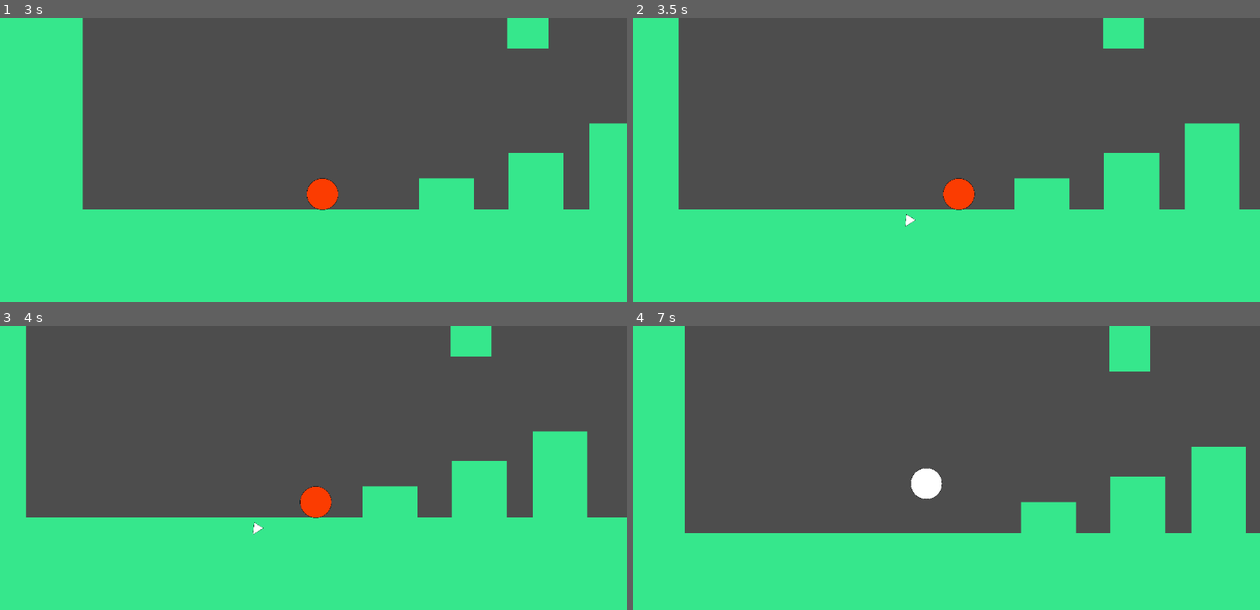
Above: before the commit, frames 1-4 (two rows, left to right).
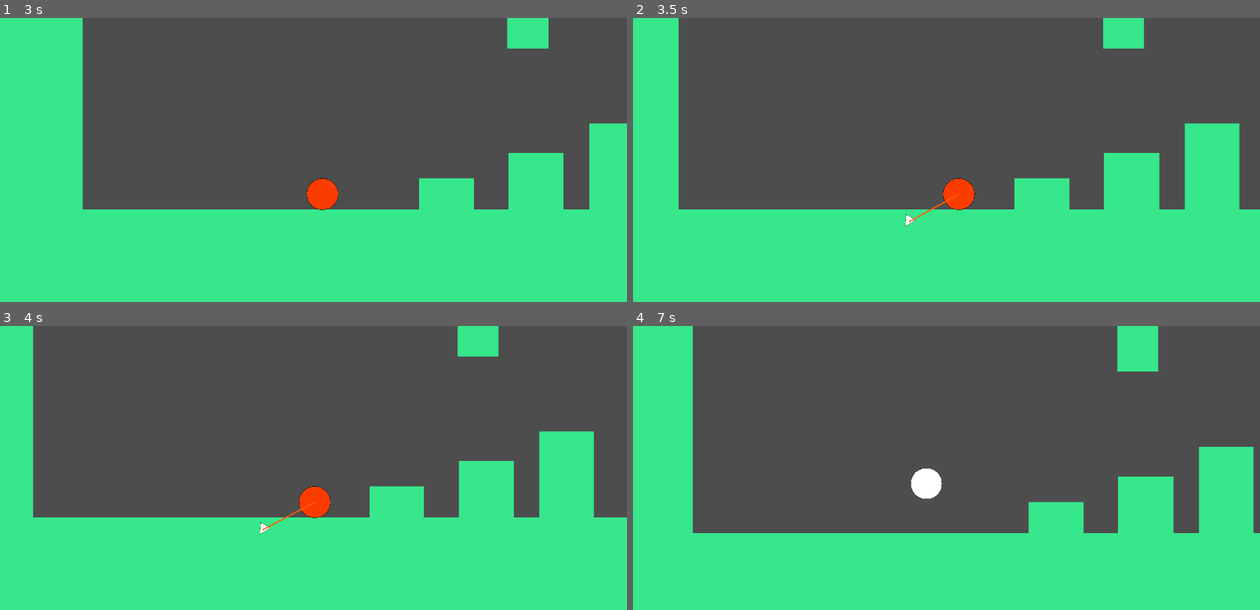
Above: after the commit, the same moments.

Repository: DaPizzaGod/tsa-game
Game: Godot game, scene res://scenes/levels/level.tscn
Two runs of this game, one before a commit and one after it. Both use one fixed random seed, a clock stepped at 60 frames per second and the inputs below.
Inputs (mouse positions are in pixels of both pictures, inside the frame that each line leads up to):
- Up to frame 1 (3 s): move the mouse to (451, 177) at 0.52 s; hold D (right) 0.53-2.03 s; click (451, 177) at 0.6 s; tap W (jump) at 0.77, 1.52 s; right-click (451, 177) at 0.8 s; move the mouse to (188, 211) at 1.27 s; right-click (188, 211) at 1.35 s; click (188, 211) at 1.55 s; move the mouse to (376, 117) at 2.02 s; hold A (left) 2.03-2.78 s; click (376, 117) at 2.1 s; right-click (376, 117) at 2.3 s; move the mouse to (282, 265) at 2.77 s; hold D (right) from 2.78 s (still down); tap Shift (switch mode) at 2.85 s
- Up to frame 2 (3.5 s): keep holding D (right); tap W (jump) at 3.02 s; click (915, 265) at 3.05 s
- Up to frame 3 (4 s): keep holding D (right); move the mouse to (501, 556) at 3.52 s; right-click (501, 556) at 3.6 s; tap W (jump) at 3.77 s
- Up to frame 4 (7 s): move the mouse to (758, 448) at 4.27 s; release D (right) at 4.28 s; hold A (left) 4.28-5.03 s; click (758, 448) at 4.35 s; tap W (jump) at 4.52, 6.02, 6.77 s; tap Enter at 5, 6.5 s; move the mouse to (977, 502) at 5.02 s; hold D (right) 5.03-5.78 s; right-click (977, 502) at 5.1 s; tap Space at 5.75 s; move the mouse to (852, 414) at 5.77 s; hold A (left) from 5.78 s (still down); click (852, 414) at 5.85 s; move the mouse to (1084, 485) at 6.52 s; tap Shift (switch mode) at 6.6 s; right-click (1084, 485) at 6.8 s

Frame 1 is identical in both runs. In frame 2, less than 0.1% of the frame differs, in the area x 43-52%, y 61-73%; in frame 3, 2.7%; in frame 4, 3.1%, in the area x 8-99%, y 0-73%.

Commit message:
finished stretch launching

Diff:
--- a/project.godot
+++ b/project.godot
@@ -30,7 +30,6 @@
 "deadzone": 0.2,
 "events": [Object(InputEventKey,"resource_local_to_scene":false,"resource_name":"","device":-1,"window_id":0,"alt_press …(192 unchanged characters)…
 , Object(InputEventKey,"resource_local_to_scene":false,"resource_name":"","device":-1,"window_id":0,"alt_pressed":false …(186 unchanged characters)…
-, Object(InputEventKey,"resource_local_to_scene":false,"resource_name":"","device":-1,"window_id":0,"alt_pressed":false,"shift_pressed":false,"ctrl_pressed":false,"meta_pressed":false,"pressed":false,"keycode":0,"physical_keycode":32,"key_label":0,"unicode":32,"location":0,"echo":false,"script":null)
 ]
 }
 left={
@@ -53,6 +52,13 @@
 shoot={
 "deadzone": 0.2,
 "events": [Object(InputEventMouseButton,"resource_local_to_scene":false,"resource_name":"","device":-1,"window_id":0,"a …(253 unchanged characters)…
+, Object(InputEventKey,"resource_local_to_scene":false,"resource_name":"","device":-1,"window_id":0,"alt_pressed":false,"shift_pressed":false,"ctrl_pressed":false,"meta_pressed":false,"pressed":false,"keycode":0,"physical_keycode":32,"key_label":0,"unicode":32,"location":0,"echo":false,"script":null)
+]
+}
+"special action"={
+"deadzone": 0.2,
+"events": [Object(InputEventMouseButton,"resource_local_to_scene":false,"resource_name":"","device":-1,"window_id":0,"alt_pressed":false,"shift_pressed":false,"ctrl_pressed":false,"meta_pressed":false,"button_mask":2,"position":Vector2(179, 23),"global_position":Vector2(188, 71),"factor":1.0,"button_index":2,"canceled":false,"pressed":true,"double_click":false,"script":null)
+, Object(InputEventKey,"resource_local_to_scene":false,"resource_name":"","device":-1,"window_id":0,"alt_pressed":false,"shift_pressed":false,"ctrl_pressed":false,"meta_pressed":false,"pressed":false,"keycode":0,"physical_keycode":4194326,"key_label":0,"unicode":0,"location":0,"echo":false,"script":null)
 ]
 }
 
--- a/scenes/player/stretch_mode.gd
+++ b/scenes/player/stretch_mode.gd
@@ -1,6 +1,9 @@
 extends PlayerParent
 var current_hand :Node = null
 var hand_scene :PackedScene= preload("res://scenes/projectiles/hand.tscn")
+var launch_speed := 1500.0
+@onready var arm: Line2D = $Arm
+
 
 func _ready() -> void:
 	$Hand.queue_free()
@@ -10,11 +13,24 @@
 	# Apply Gravity
 	if not is_on_floor():
 		velocity.y += gravity * delta
+	if current_hand:
+		arm.visible = true
+		arm.clear_points()
+		arm.add_point(Vector2.ZERO)
+		arm.add_point(current_hand.global_position - global_position)
+	else:
+		arm.visible = false
+	# Shoot hand
+	if Input.is_action_just_pressed("shoot") and current_hand == null:
 
-	if Input.is_action_just_pressed("shoot"):
+		spawn_hand()
 
-		if current_hand == null:
-			spawn_hand()
+	# launch towards hand
+
+	if Input.is_action_just_pressed("special action") and current_hand and current_hand.attatched:
+		var dir = (current_hand.global_position - position).normalized()
+		velocity = dir * launch_speed
+		#current_hand.queue_free()
 
 	# move
 	move_and_slide()
--- a/scenes/player/stretch_mode.tscn
+++ b/scenes/player/stretch_mode.tscn
@@ -15,3 +15,9 @@
 texture = ExtResource("2_ecdt6")
 
 [node name="Hand" parent="." index="3" instance=ExtResource("4_gllec")]
+
+[node name="Arm" type="Line2D" parent="." index="4"]
+z_index = 1
+points = PackedVector2Array(513, 312)
+width = 4.0
+default_color = Color(1, 0.36862746, 0, 1)
--- a/scenes/projectiles/hand.gd
+++ b/scenes/projectiles/hand.gd
@@ -1,13 +1,15 @@
 extends Area2D
 var speed := 2000.0
 var direction:= Vector2.UP
+var attatched := false
 
 func _ready() -> void:
 	$SelfDestruct.start()
 
 
 func _process(delta: float) -> void:
-	position += direction * speed * delta
+	if not attatched:
+		position += direction * speed * delta
 
 
 func _on_self_destruct_timeout() -> void:
@@ -17,4 +19,4 @@
 
 func _on_body_entered(body: Node2D) -> void:
 	if body.is_in_group("Level"):
-		speed = 0
+		attatched = true
